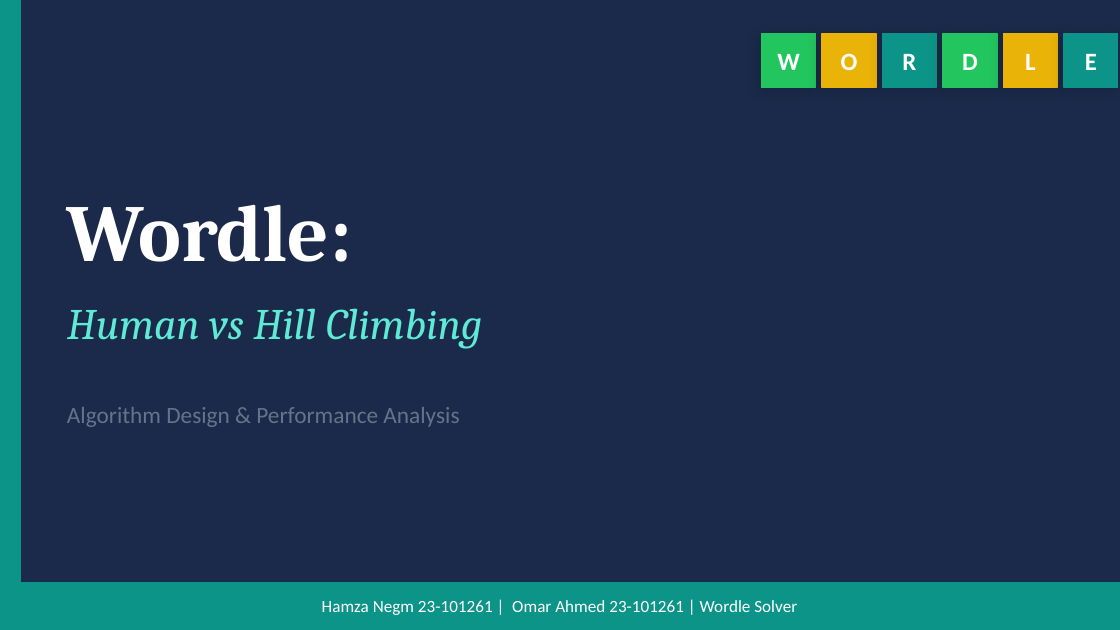
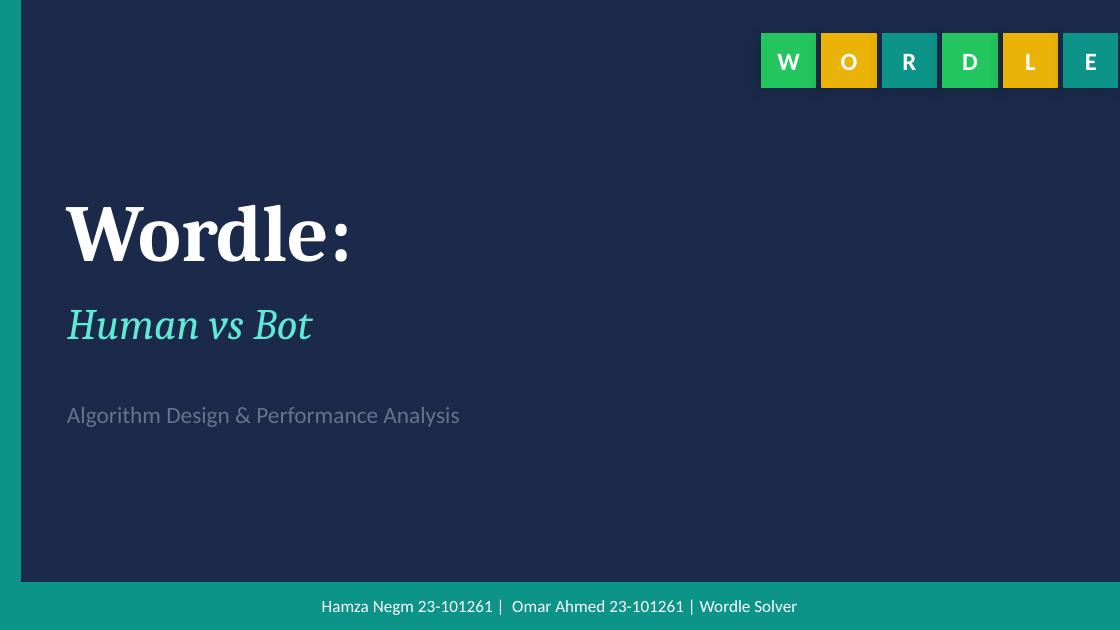
Before and after one commit to OmarDardery/project1-intro-to-ai, a slide deck: slide 1 of Wordle_HillClimbing.pptx. Drawn at 1120x630 pixels with LibreOffice and Linux fonts; fonts in the diff are those of the drawing. Boxes give left, top, right and bottom in pixels: in the first picture for what was removed or moved away, otherwise in the second. Text is boxed around its words. In the diff, an @@ line names an element or a change of style, - is before the commit and + after.

```diff
--- a/Wordle_HillClimbing.pptx
+++ b/Wordle_HillClimbing.pptx
@@ text at (x1=67, y1=310, x2=312, y2=340): text changed @@
-Human vs Hill Climbing
+Human vs Bot
```
Also in this commit, not shown: 6 other slides changed, 2 other files.
